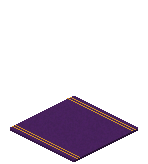
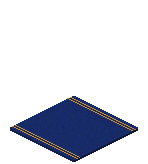
Layer changes from the first 148 x 164 image to the second:
pixels changed over [10, 96, 138, 162] (layer not identified)
